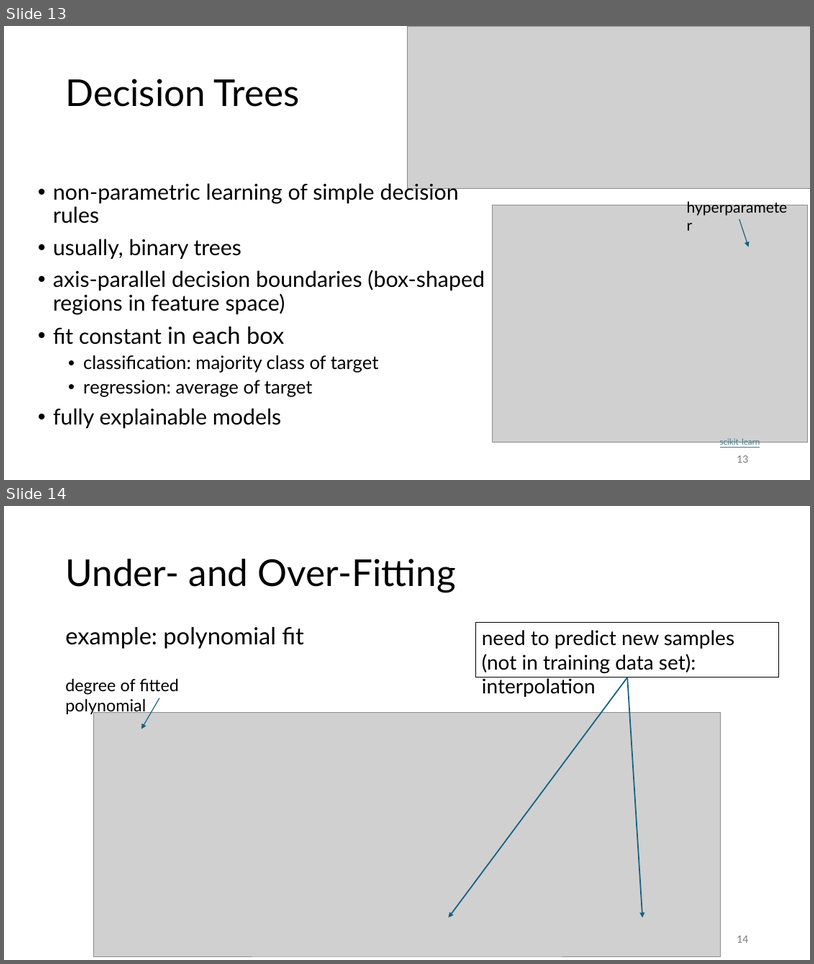
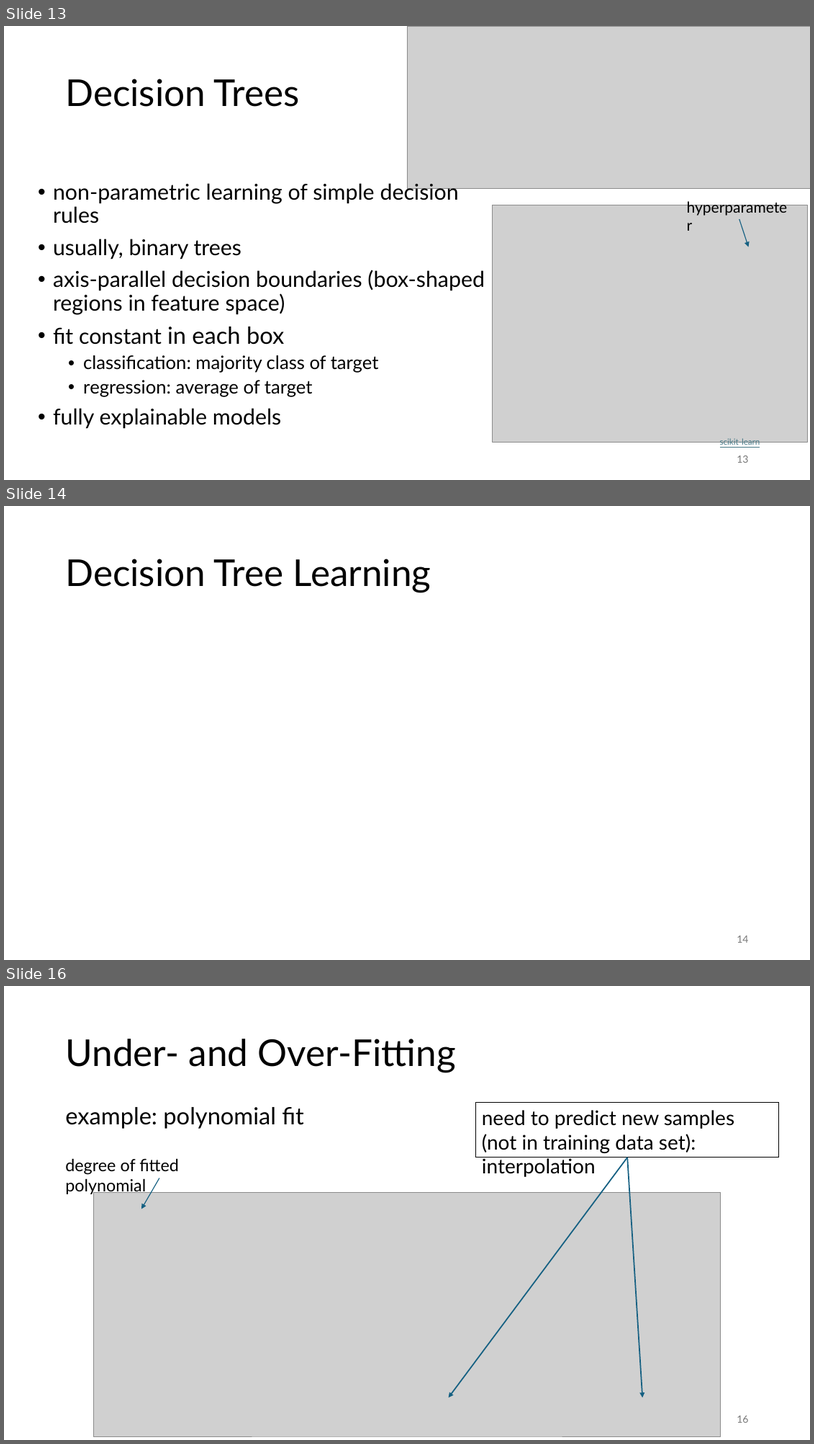
Before and after one commit to FelixWick/data_science, a slide deck: slides/5_ML.pptx. Shown one above the other, each under a label of ours: slides 13 and 14 before the commit, slides 13, 14 and 16 after it; the slides between them are not shown. The pictures are 814x964 and 814x1444 pixels, drawn with LibreOffice and Linux fonts; fonts in the diff are those of the drawing; grey boxes stand for pictures. Boxes give left, top, right and bottom in pixels: in the first picture for what was removed or moved away, otherwise in the second. Text is boxed around its words. In the diff, an @@ line names an element or a change of style, - is before the commit and + after.

Commit message:
decision tree learning

```diff
--- a/slides/5_ML.pptx
+++ b/slides/5_ML.pptx
@@ slide 14 added at (4,506,810,960), background #FFFFFF @@
@@ title added at (65,559,432,592), 44 pt, text #000000 @@
+Decision Tree Learning
@@ page number added at (737,935,748,942), 12 pt, text #797979 @@
+14
@@ what was slide 14 is now slide 16 @@
@@ page number at (737,1415,748,1422): text changed @@
-14
+16
```
Also in this commit, not shown: 1 other slide added, 1 other file.
